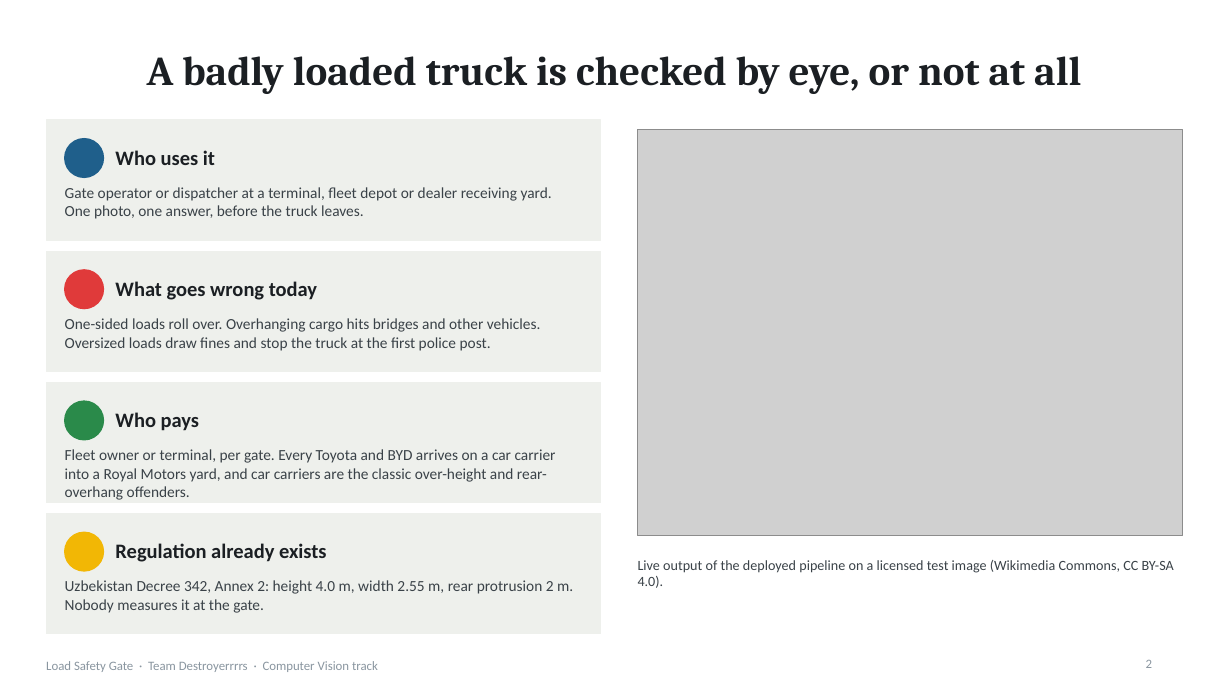
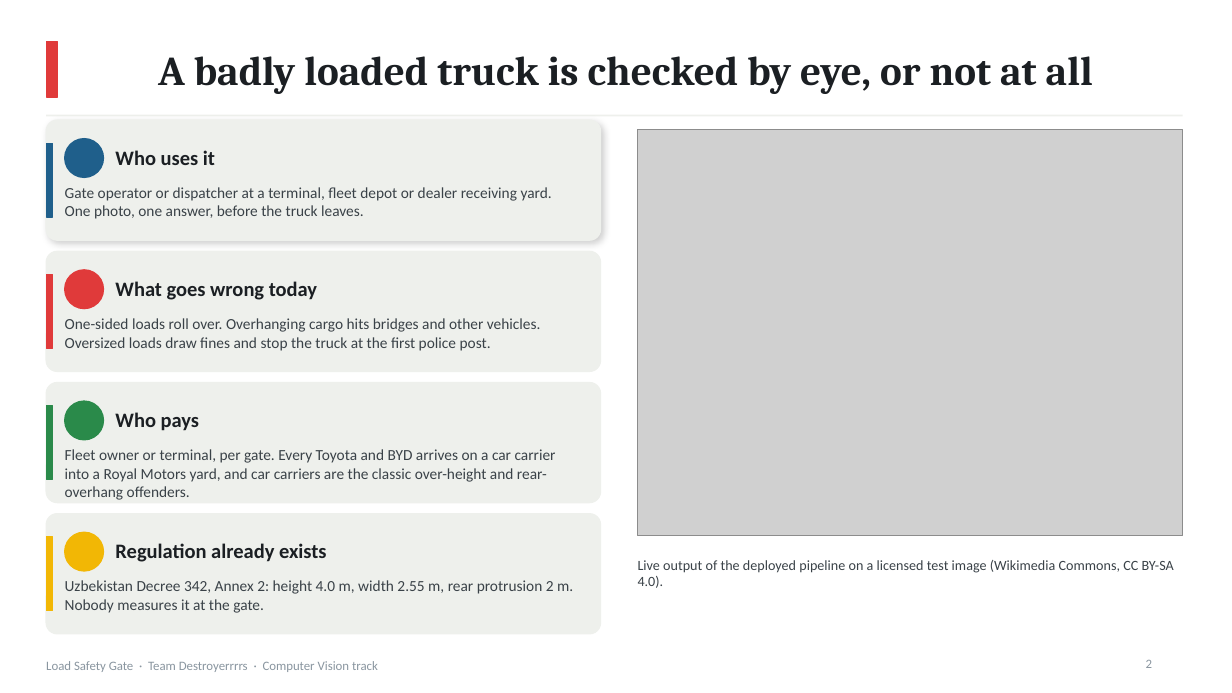
Before and after one commit to Winner-121/Destroyerrrrs_Final_Stage, a slide deck: slide 2 of deck/LoadSafetyGate_deck.pptx. Drawn at 1232x693 pixels with LibreOffice and Linux fonts; fonts in the diff are those of the drawing; grey boxes stand for pictures. Boxes give left, top, right and bottom in pixels: in the first picture for what was removed or moved away, otherwise in the second. Text is boxed around its words. In the diff, an @@ line names an element or a change of style, - is before the commit and + after.

```diff
--- a/deck/LoadSafetyGate_deck.pptx
+++ b/deck/LoadSafetyGate_deck.pptx
@@ rectangle added at bbox=[46, 42, 57, 97], fill #E03A3A, outline #E03A3A 1 pt @@
@@ title "A badly loaded truck is ...": place and size @@
-title "A badly loaded truck is ..." at bbox=[147, 56, 1081, 94]
+title "A badly loaded truck is ..." at bbox=[158, 56, 1093, 94]
@@ line added from (46, 116) to (1183, 116), #EEF0EC 1.5 pt @@
@@ rounded rectangle at bbox=[46, 120, 601, 240]: rectangle to rounded rectangle; shadow on @@
@@ rectangle added at bbox=[46, 143, 53, 217], fill #1F5F8B, outline #1F5F8B 1 pt @@
@@ rounded rectangle at bbox=[46, 251, 601, 372]: rectangle to rounded rectangle; shadow on @@
@@ rectangle added at bbox=[46, 274, 53, 348], fill #E03A3A, outline #E03A3A 1 pt @@
@@ rounded rectangle at bbox=[46, 383, 601, 503]: rectangle to rounded rectangle @@
@@ rectangle added at bbox=[46, 406, 53, 480], fill #2A8A4A, outline #2A8A4A 1 pt @@
@@ rounded rectangle at bbox=[46, 514, 601, 634]: rectangle to rounded rectangle @@
@@ rectangle added at bbox=[46, 537, 53, 611], fill #F2B705, outline #F2B705 1 pt @@
```
Also in this commit, not shown: 9 other slides changed, 1 slide added, 5 other files.
